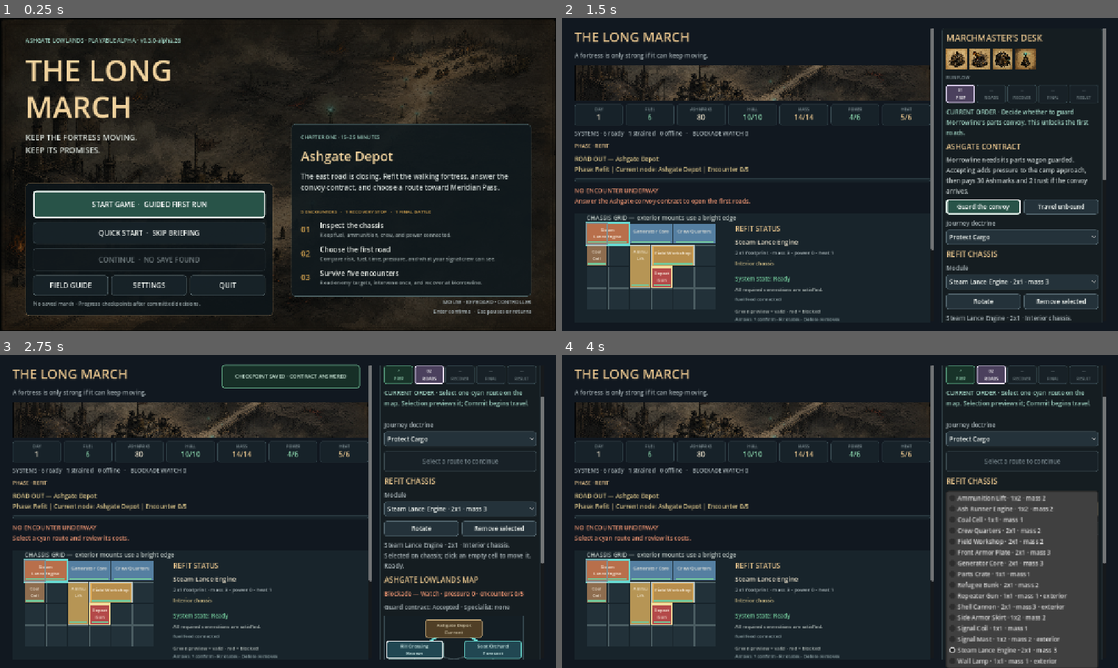
Above: before the commit, frames 1-4 (two rows, left to right).
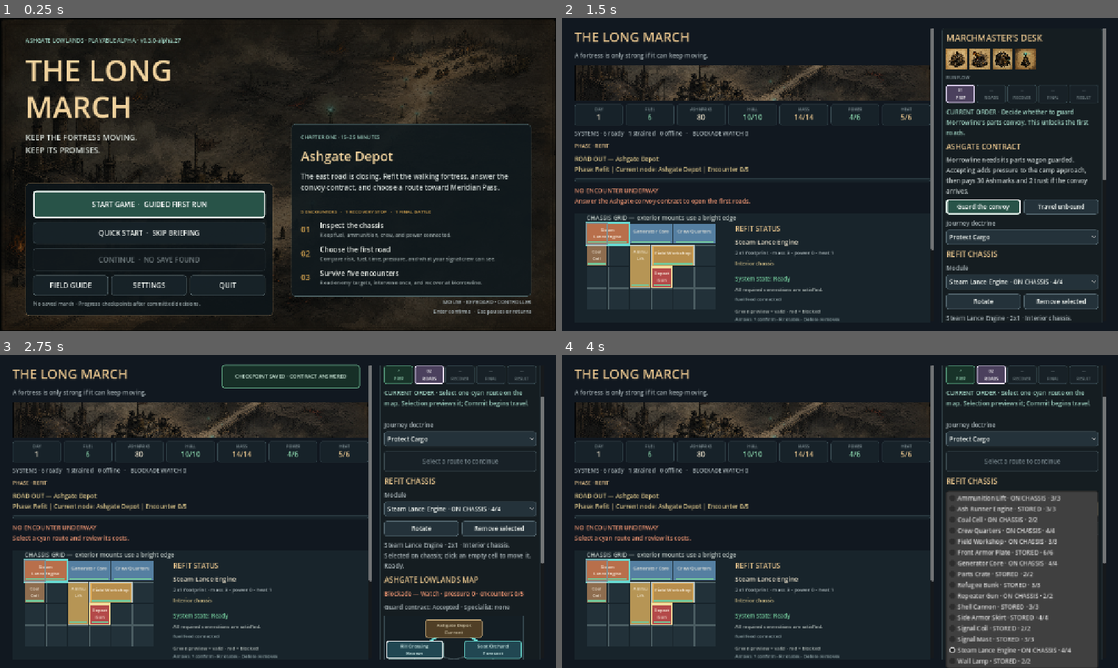
Above: after the commit, the same moments.

Repository: raphaelroshan/the-long-march
Game: Godot game, scene res://scenes/App.tscn
Two runs of this game, one before a commit and one after it. Both use one fixed random seed, a clock stepped at 60 frames per second and the inputs below.
Inputs (mouse positions are in pixels of both pictures, inside the frame that each line leads up to):
- Up to frame 1 (0.25 s): no input
- Up to frame 2 (1.5 s): click "START GAME · GUIDED FIRST RUN" at 0.5 s; click "Skip briefing" at 1.25 s
- Up to frame 3 (2.75 s): click "Guard the convoy" at 2 s
- Up to frame 4 (4 s): click "Protect Cargo" at 2.75 s; click (1023, 508) at 3.5 s, where only the run before the commit has a clickable "Steam Lance Engine · 2x1 · ma…"

The runs differ from the first frame. In frame 1, less than 0.1% of the frame differs, in the area x 31-33%, y 6-8%; in frame 2, 0.1%; in frame 3, less than 0.1%; in frame 4, 1.3%, in the area x 76-92%, y 44-99%.

Commit message:
Make the module picker state-aware

Diff:
--- a/project.godot
+++ b/project.godot
@@ -4,7 +4,7 @@
 
 [application]
 config/name="The Long March"
-config/version="0.3.0-alpha.26"
+config/version="0.3.0-alpha.27"
 run/main_scene="res://scenes/App.tscn"
 config/features=PackedStringArray("4.4", "GL Compatibility")
 
--- a/src/ui/main.gd
+++ b/src/ui/main.gd
@@ -439,9 +439,7 @@
 	module_ids.sort()
 	for module_id in module_ids:
 		var definition: Dictionary = LongMarchState.MODULE_DEFS[module_id]
-		var shape: Vector2i = definition.get("shape", Vector2i.ONE)
-		var mount_text := " · exterior" if "exterior" in definition.get("tags", []) else ""
-		module_option.add_item("%s · %dx%d · mass %d%s" % [definition.name, shape.x, shape.y, int(definition.mass), mount_text])
+		module_option.add_item(String(definition.name))
 		module_option.set_item_metadata(module_option.item_count - 1, module_id)
 	module_option.item_selected.connect(_on_module_selected)
 	selected_module_id = "steam_lance_engine"
@@ -1103,7 +1101,13 @@
 	selected_module_id = String(module_option.get_item_metadata(index))
 	selected_module_cell = Vector2i(-1, -1)
 	placement_rotated = false
-	_set_event("Selected %s. Choose an empty chassis cell to place it." % String(state.module_definition(selected_module_id).get("name", selected_module_id)))
+	for instance in state.modules:
+		if String(instance.get("id", "")) == selected_module_id:
+			selected_module_cell = Vector2i(instance.get("position", Vector2i(-1, -1)))
+			placement_rotated = bool(instance.get("rotated", false))
+			break
+	var module_name := String(state.module_definition(selected_module_id).get("name", selected_module_id))
+	_set_event("Selected %s on the chassis for inspection or refitting." % module_name if selected_module_cell.x >= 0 else "Selected stored %s. Choose an empty chassis cell to install it." % module_name)
 	_refresh_ui()
 
 func _select_module_option(module_id: String) -> void:
@@ -1111,6 +1115,25 @@
 		if String(module_option.get_item_metadata(index)) == module_id:
 			module_option.select(index)
 			return
+
+func _refresh_module_options() -> void:
+	for index in range(module_option.item_count):
+		var module_id := String(module_option.get_item_metadata(index))
+		var definition := state.module_definition(module_id)
+		var instance: Dictionary = {}
+		for installed in state.modules:
+			if String(installed.get("id", "")) == module_id:
+				instance = installed
+				break
+		if instance.is_empty():
+			for stored in state.stored_modules:
+				if String(stored.get("id", "")) == module_id:
+					instance = stored
+					break
+		var maximum := int(definition.get("durability", 1))
+		var durability := int(instance.get("durability", maximum))
+		var location := "ON CHASSIS" if state.module_count(module_id) > 0 else ("STORED" if state.stored_module_count(module_id) > 0 else "UNAVAILABLE")
+		module_option.set_item_text(index, "%s · %s · %d/%d" % [String(definition.get("name", module_id)), location, durability, maximum])
 
 func _module_requires_exterior(module_id: String) -> bool:
 	return "exterior" in state.module_definition(module_id).get("tags", [])
@@ -1437,6 +1460,7 @@
 	var selected_definition := state.module_definition(selected_module_id)
 	var selected_shape := state.module_shape(selected_module_id, placement_rotated)
 	var selected_installed := _selected_installed_module()
+	_refresh_module_options()
 	_refresh_campaign_controls()
 	var mount_text := "Exterior mount" if _module_requires_exterior(selected_module_id) else "Interior chassis"
 	if state.can_refit():
--- a/tests/test_prototype_flow.gd
+++ b/tests/test_prototype_flow.gd
@@ -10,6 +10,12 @@
 
 func _mark_return_to_title_requested() -> void:
 	return_to_title_requested = true
+
+func _module_picker_index(module_id: String) -> int:
+	for index in range(game.module_option.item_count):
+		if String(game.module_option.get_item_metadata(index)) == module_id:
+			return index
+	return -1
 
 func _init() -> void:
 	call_deferred("_run")
@@ -77,6 +83,20 @@
 	_expect(game.state.phase == "refit", "prototype should begin in Ashgate refit")
 	_expect(game.current_run_flow_step == 0 and game.run_flow_labels[0].text.contains("PREP"), "the stage tracker should begin at fortress preparation")
 	_expect(game.metric_labels.size() == 7 and game.metric_labels["fuel"].text == "6", "the HUD should expose the seven core operating resources")
+	var generator_index := _module_picker_index("generator_core")
+	game.module_option.select(generator_index)
+	game.module_option.item_selected.emit(generator_index)
+	await process_frame
+	_expect(game.selected_module_cell == Vector2i(2, 0) and game.module_option.get_item_text(generator_index).contains("ON CHASSIS"), "the module picker should navigate directly to installed systems")
+	var cannon_index := _module_picker_index("shell_cannon")
+	game.module_option.select(cannon_index)
+	game.module_option.item_selected.emit(cannon_index)
+	await process_frame
+	_expect(game.selected_module_cell.x < 0 and game.module_option.get_item_text(cannon_index).contains("STORED"), "the module picker should distinguish stored modules ready for placement")
+	var engine_index := _module_picker_index("steam_lance_engine")
+	game.module_option.select(engine_index)
+	game.module_option.item_selected.emit(engine_index)
+	await process_frame
 	_expect(game.campaign_map.visible and game.campaign_node_buttons.size() == 9, "the campaign should render the full authored node graph")
 	_expect(game.campaign_map.status_for("ashgate_depot") == "current", "the map should mark Ashgate as the current node")
 	_expect(game.campaign_map.status_for("rill_crossing") == "blocked" and game.campaign_map.status_for("soot_orchard") == "blocked", "the opening roads should visibly wait for the contract decision")
Not shown, changed: export_presets.cfg
Not shown, changed: README.md
Not shown, changed: docs/decision_log.md
